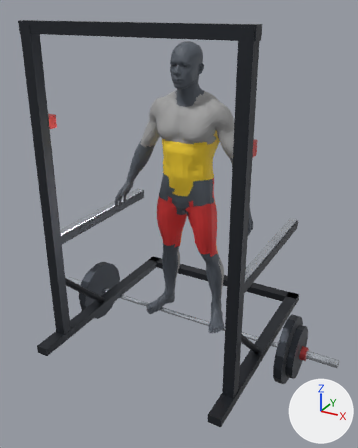
What one commit did to the Blender file assets_3d/source_blend/quads_barbell_squat.blend.
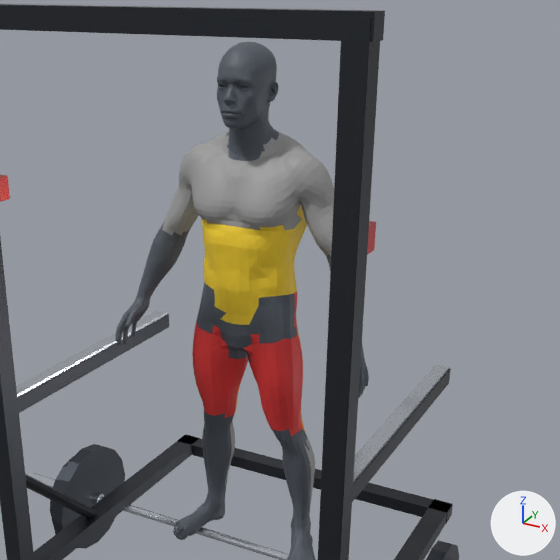
Old and new are each drawn whole from a 50 mm lens placed at (1.34, -2.54, 1.95), pointed at (0.02, -0.13, 0.75) and again close up on the part from 14% to 100% of the width and 4% to 73% of the height. The lights are fixed; the arrows at lower right show +X, +Y and +Z. The older version's two pictures come first.

The scene before the commit, as lines of its bpy script (objects in view):
```python
ob_body_joints_hands_feet = bpy.data.objects.new('Body_Joints_Hands_Feet', me_body_joints_hands_feet)
ob_body_joints_hands_feet.location = (0.0, 0.0, 0.0)
ob_mesh_muscle_abs_core = bpy.data.objects.new('Mesh_Muscle_Abs_Core', me_mesh_muscle_abs_core)
ob_mesh_muscle_abs_core.location = (0.0, 0.0, 0.0)
ob_mesh_muscle_quads = bpy.data.objects.new('Mesh_Muscle_Quads', me_mesh_muscle_quads)
ob_mesh_muscle_quads.location = (0.0, 0.0, 0.0)
ob_mesh_muscle_shoulders = bpy.data.objects.new('Mesh_Muscle_Shoulders', me_mesh_muscle_shoulders)
ob_mesh_muscle_shoulders.location = (0.0, 0.0, 0.0)
# also in view: 'Body_Head_Neck' at (0.0, -0.02, 1.61); 'Mesh_Muscle_Chest' at (0.0, -0.04, 1.34); 'Equip_SquatRack' at (0.0, -0.1, 0.94); 'Mesh_Muscle_Traps' at (0.0, 0.05, 1.41); 'Equip_Barbell' at (0.0, 0.0, 0.0)
```
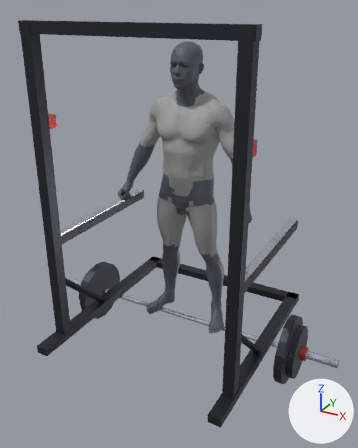
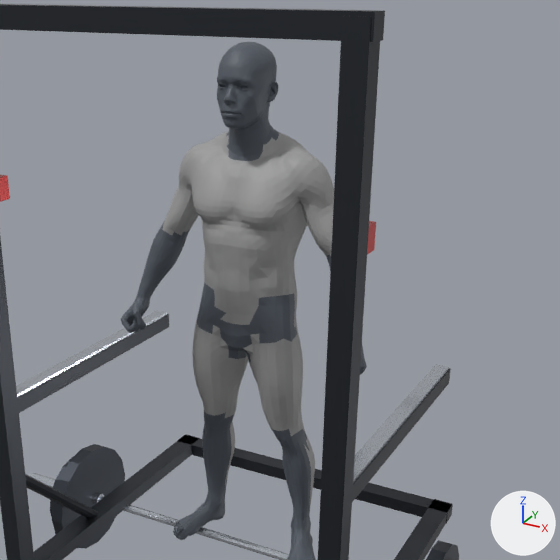
Where the change shows, as pixel boxes (x1, y1, x2, y2) in the close-ups (560 x 560 px; the box of a moved part takes in the faces that stretch with it):
'Body_Joints_Hands_Feet', reshaped
    before: (115, 150, 369, 560)
    after: (121, 150, 367, 560)
'Mesh_Muscle_Quads', recoloured (red to grey)
    both: (192, 321, 303, 436)
'Mesh_Muscle_Abs_Core', recoloured (yellow to grey)
    both: (201, 218, 297, 325)
part 1 of me_body_joints_hands_feet, moved or reshaped
    before: (115, 238, 172, 345)
    after: (121, 238, 172, 333)
part 2 of me_body_joints_hands_feet, moved or reshaped
    before: (284, 328, 369, 398)
    after: (284, 328, 367, 375)

Edits to the bpy script that builds the scene:
```text
Change mat_mat_muscle_abs_core:
    mat_mat_muscle_abs_core.base_color: (0.98, 0.68, 0.03) -> (0.341, 0.341, 0.341)  # yellow #fdd730 -> grey #9e9e9e
Change mat_mat_muscle_quads:
    mat_mat_muscle_quads.base_color: (0.78, 0.04, 0.04) -> (0.341, 0.341, 0.341)  # red #e53838 -> grey #9e9e9e
Change me_body_joints_hands_feet:
    used by ob_body_joints_hands_feet; location = (0.0, 0.0, 0.0)
    remove me_body_joints_hands_feet.from_pydata(...)  # 2846 vertices, 3774 faces; spans x -0.464..0.464, y -0.153..0.146, z 0.0..1.464
    add me_body_joints_hands_feet.from_pydata(...)  # 2897 vertices, 3770 faces; spans x -0.456..0.456, y -0.121..0.146, z 0.0..1.465
    me_body_joints_hands_feet part 1: 23 vertices moved from x -0.445..-0.378, y -0.114..-0.022, z 0.793..0.914 to x -0.451..-0.373, y -0.111..-0.022, z 0.821..0.914; 325 vertices removed from x -0.464..-0.329, y -0.152..0.041, z 0.756..1.12; 361 vertices added at x -0.456..-0.334, y -0.121..0.037, z 0.796..1.117
    me_body_joints_hands_feet part 2: 18 vertices moved from x 0.179..0.445, y -0.118..-0.021, z 0.825..0.914 to x 0.181..0.445, y -0.117..-0.02, z 0.825..0.915; 327 vertices removed from x 0.285..0.464, y -0.153..0.071, z 0.756..1.112; 369 vertices added at x 0.289..0.456, y -0.121..0.071, z 0.796..1.104
    other edits to the shape of me_body_joints_hands_feet do not show in these pictures
```
